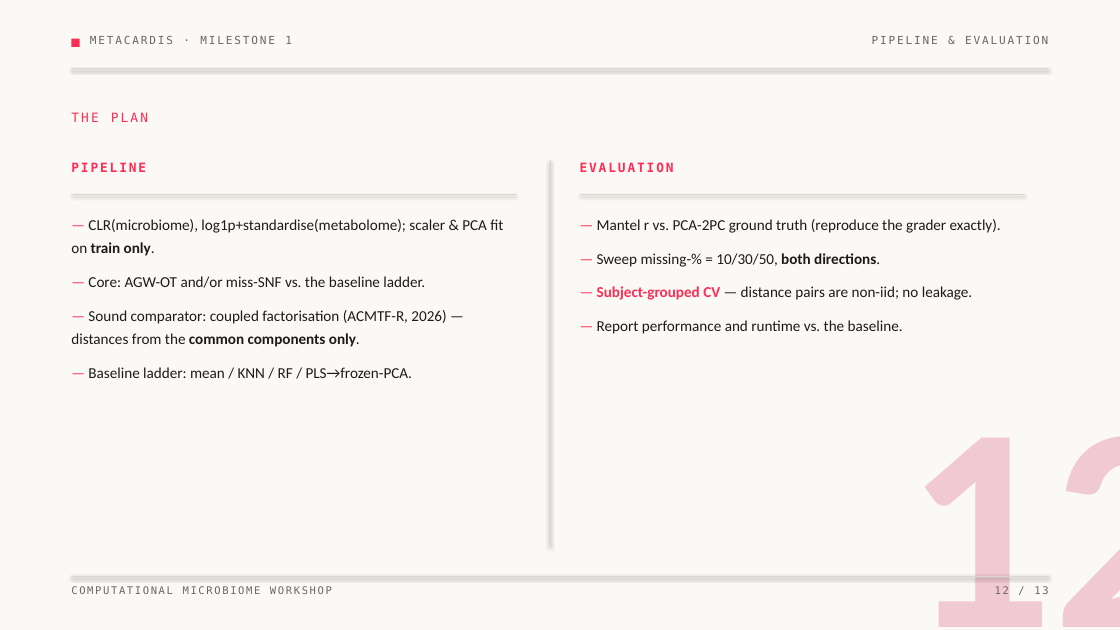
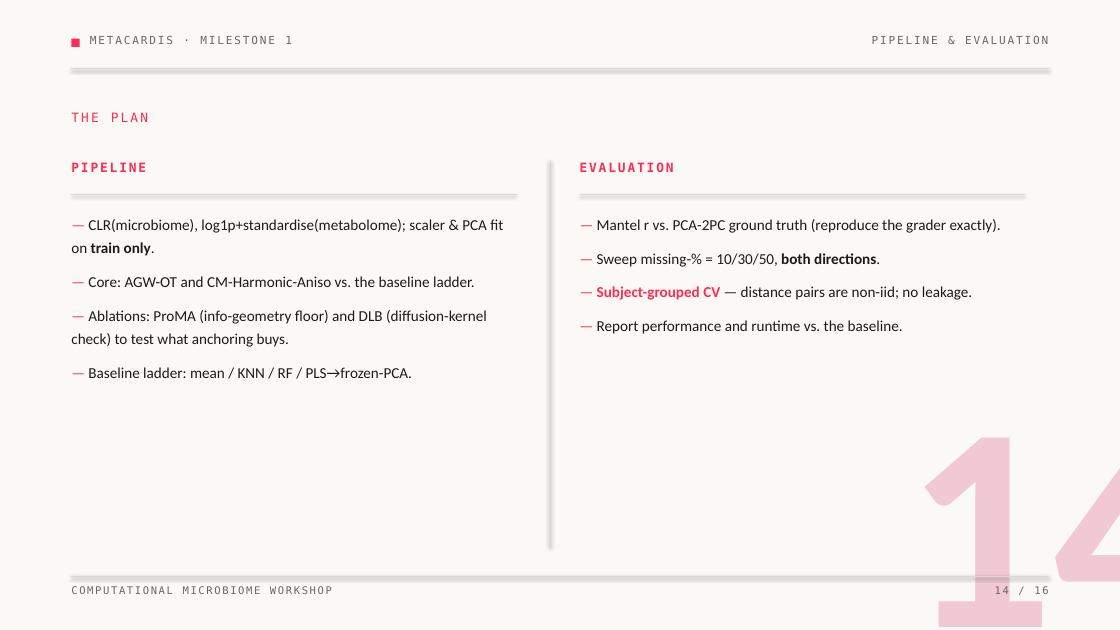
Before and after one commit to avivnoah/Uni-Bio-Microbiome-Project, a slide deck: slide 14 of deliverables/milestone1.pptx (slide 12 before the commit). Drawn at 1120x630 pixels with LibreOffice and Linux fonts; fonts in the diff are those of the drawing. Boxes give left, top, right and bottom in pixels: in the first picture for what was removed or moved away, otherwise in the second. Text is boxed around its words. In the diff, an @@ line names an element or a change of style, - is before the commit and + after.

```diff
--- a/deliverables/milestone1.pptx
+++ b/deliverables/milestone1.pptx
@@ text at (71, 276, 487, 347): text changed @@
-— Core: AGW-OT and/or miss-SNF vs. the baseline ladder.
-— Sound comparator: coupled factorisation (ACMTF-R, 2026) — distances from the common components only.
+— Core: AGW-OT and CM-Harmonic-Aniso vs. the baseline ladder.
+— Ablations: ProMA (info-geometry floor) and DLB (diffusion-kernel check) to test what anchoring buys.
@@ text at (906, 438, 1120, 627): text changed @@
-12
+14
@@ text at (995, 586, 1048, 594): text changed @@
-12 / 13
+14 / 16
```
Also in this commit, not shown: 6 other slides changed, 9 slides added, 6 slides removed, 46 other files.
